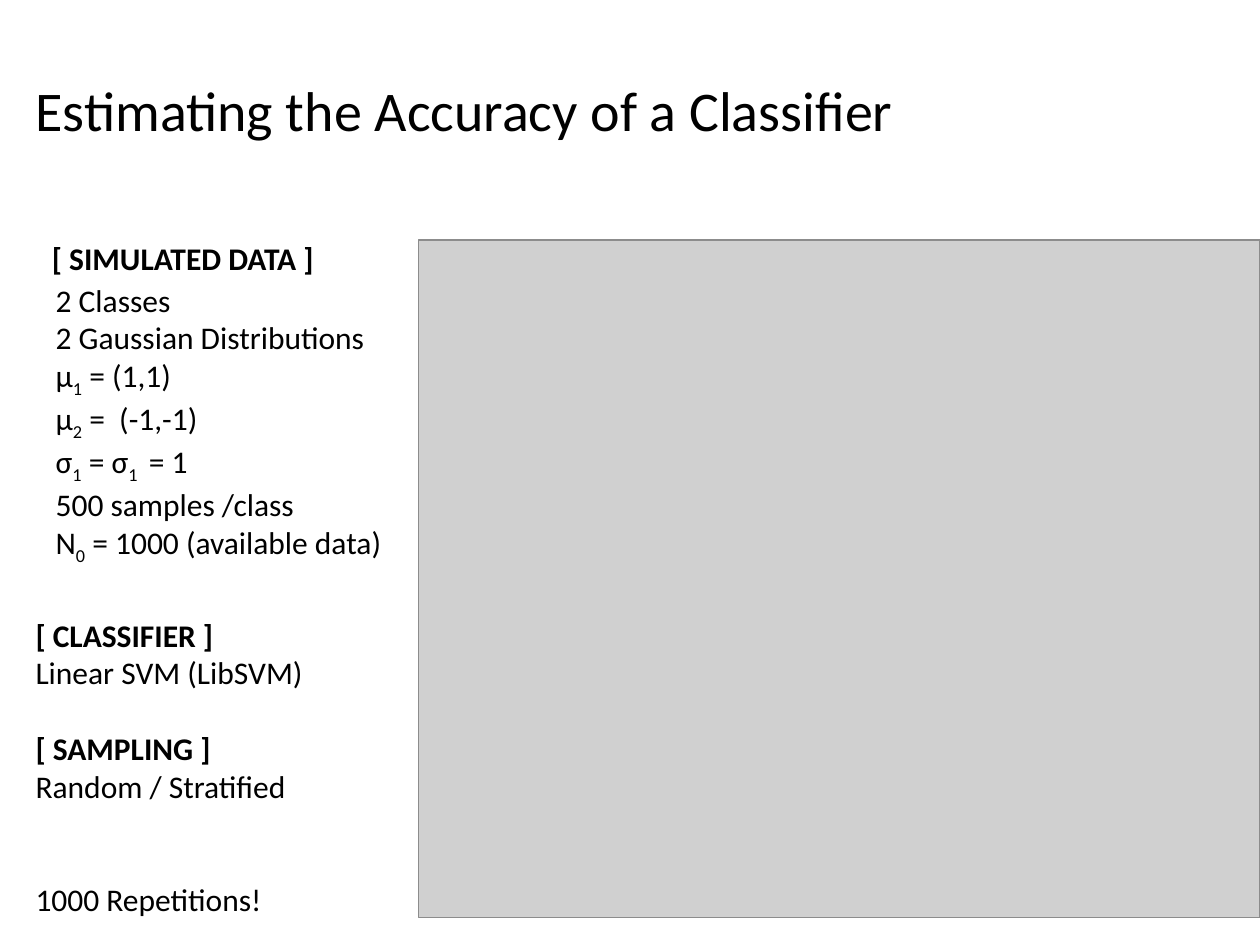
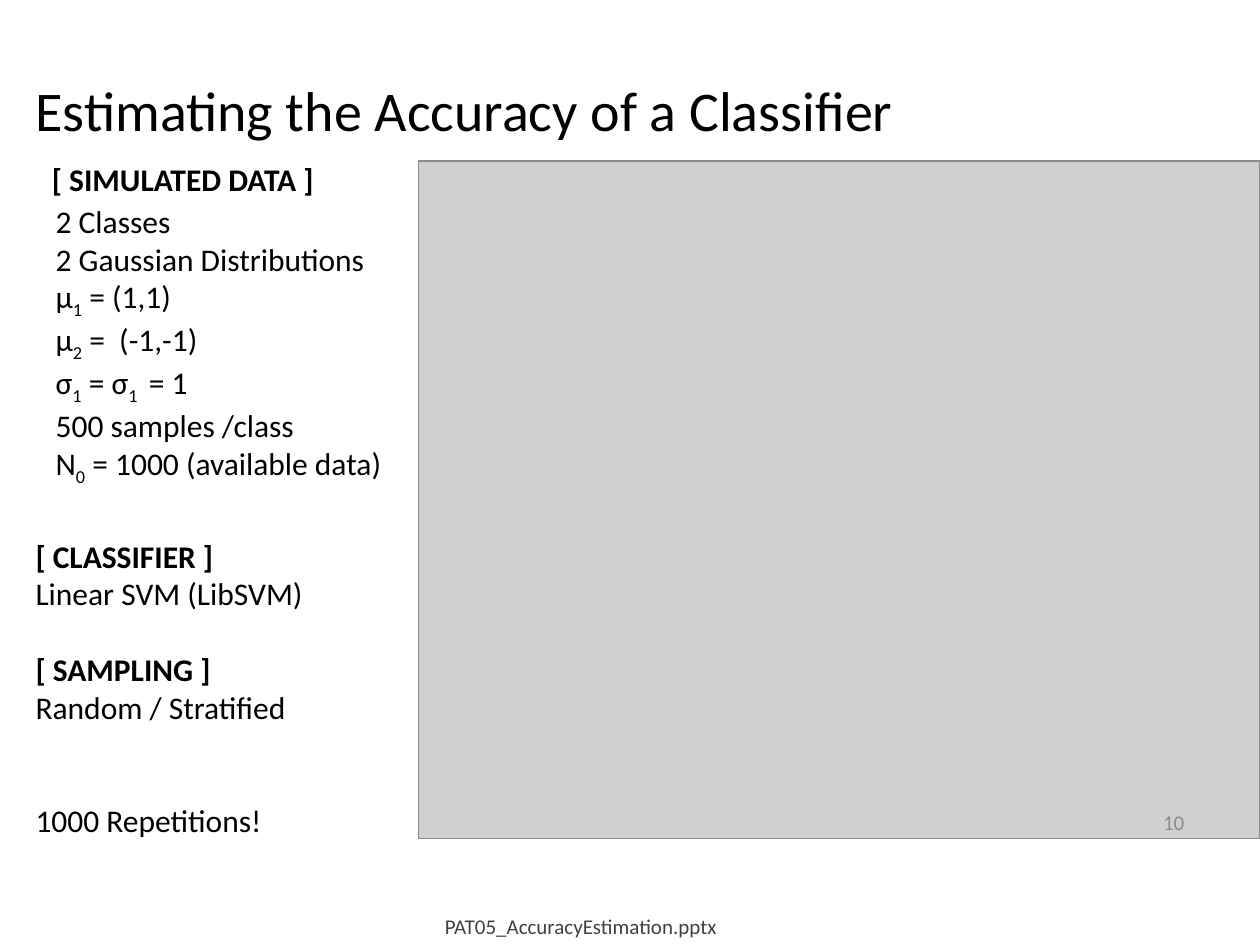
Before and after one commit to domingomery/patrones, a slide deck: slide 10 of clases/Cap05_Evaluacion/presentations/PAT05_AccuracyEstimation.pptx. Drawn at 1260x945 pixels with LibreOffice and Linux fonts; fonts in the diff are those of the drawing; grey boxes stand for pictures. Boxes give left, top, right and bottom in pixels: in the first picture for what was removed or moved away, otherwise in the second. Text is boxed around its words. In the diff, an @@ line names an element or a change of style, - is before the commit and + after.

```diff
--- a/clases/Cap05_Evaluacion/presentations/PAT05_AccuracyEstimation.pptx
+++ b/clases/Cap05_Evaluacion/presentations/PAT05_AccuracyEstimation.pptx
@@ 3 texts, 1 picture: place and size @@
-3 texts, 1 picture at <box>36,239,1260,917</box>
+3 texts, 1 picture at <box>36,161,1260,839</box>
@@ page number added at <box>1163,817,1184,830</box>, 12 pt, text #8C8C8C @@
+10
@@ text added at <box>445,919,716,938</box>, 12 pt, text #404040 @@
+PAT05_AccuracyEstimation.pptx
```
Also in this commit, not shown: 10 other slides changed, 13 other files.
